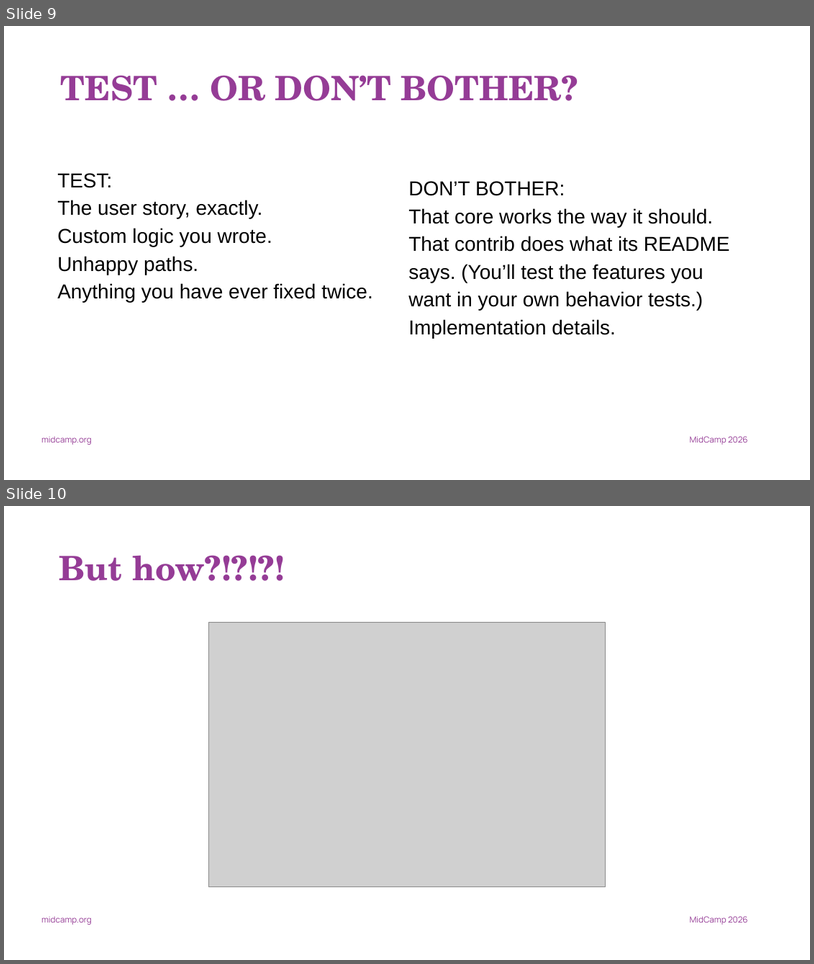
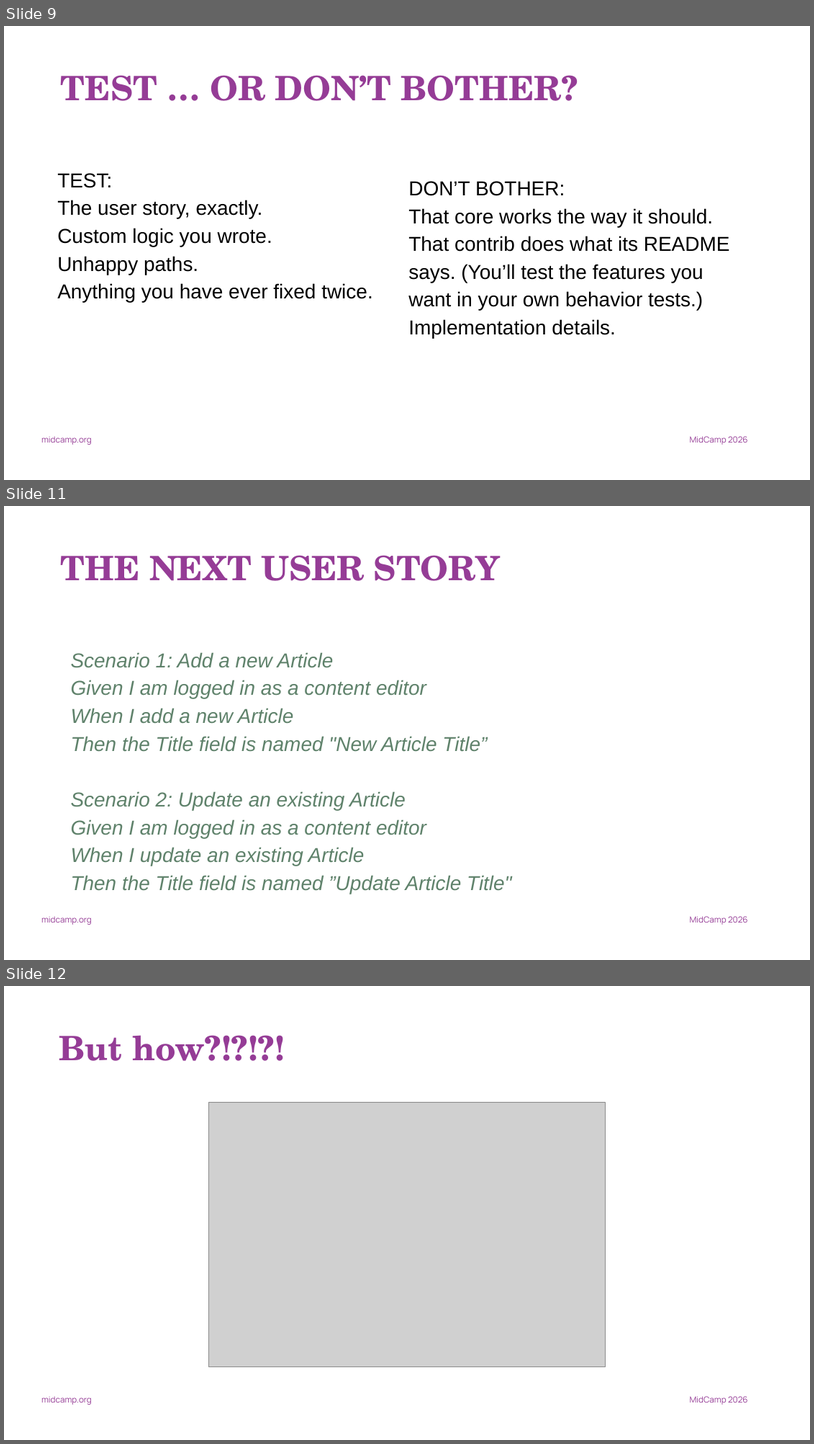
Before and after one commit to jonathanfranks/dtt2026, a slide deck: dtt-talk-deck.pptx. Shown one above the other, each under a label of ours: slides 9 and 10 before the commit, slides 9, 11 and 12 after it; the slides between them are not shown. The pictures are 814x964 and 814x1444 pixels, drawn with LibreOffice and Linux fonts; fonts in the diff are those of the drawing; grey boxes stand for pictures. Boxes give left, top, right and bottom in pixels: in the first picture for what was removed or moved away, otherwise in the second. Text is boxed around its words. In the diff, an @@ line names an element or a change of style, - is before the commit and + after.

```diff
--- a/dtt-talk-deck.pptx
+++ b/dtt-talk-deck.pptx
@@ slide 11 added at (4, 506, 810, 960), background #FFFFFF; not listed: 3 template elements that a slide beside it also shows @@
@@ title added at (61, 555, 500, 581), 80 pt, text #953C96, bold @@
+THE NEXT USER STORY
@@ text added at (71, 652, 512, 893), 48 pt, text #5F826B, italic @@
+Scenario 1: Add a new Article
+Given I am logged in as a content editor
+When I add a new Article
+Then the Title field is named "New Article Title”
+Scenario 2: Update an existing Article
+Given I am logged in as a content editor
+When I update an existing Article
+Then the Title field is named ”Update Article Title"
@@ what was slide 10 is now slide 12 @@
```
Also in this commit, not shown: 1 other slide added.
